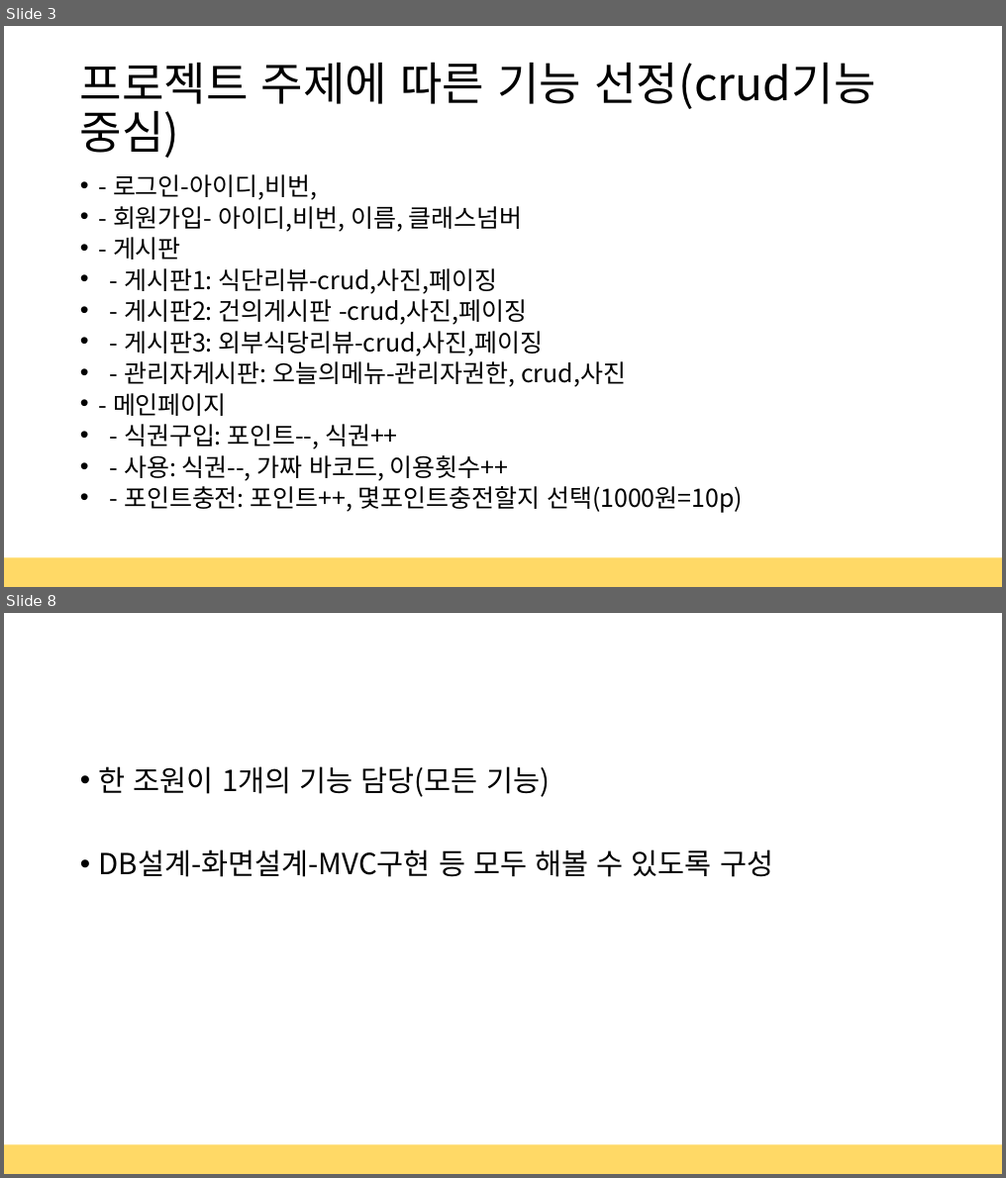
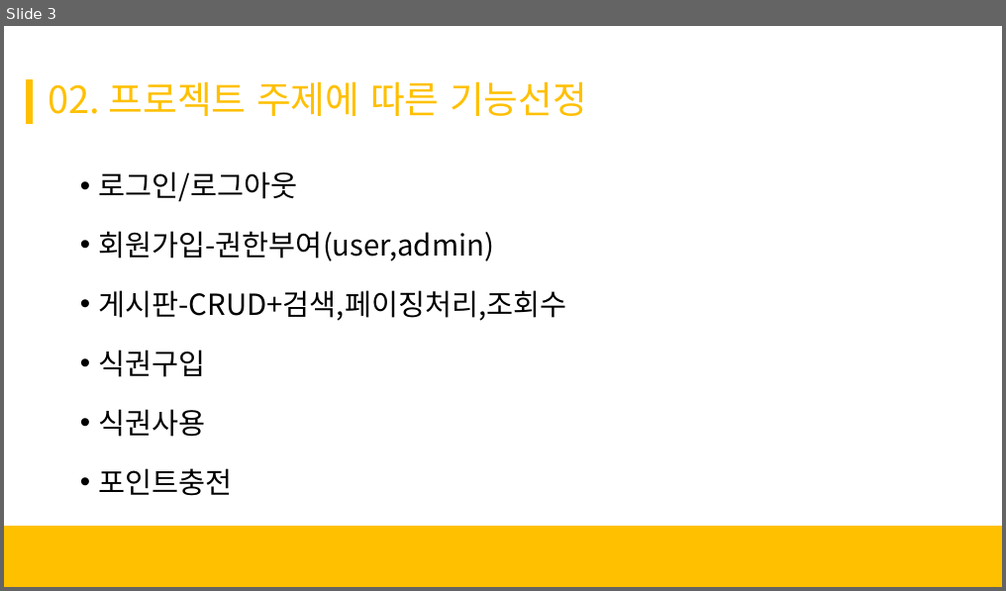
Before and after one commit to Mishuni/Multi_Food, a slide deck: 세미 프로젝트 결과발표.pptx. Shown one above the other, each under a label of ours: slides 3 and 8 before the commit, slide 3 after it; the slides between them are not shown. The pictures are 1006x1178 and 1006x591 pixels, drawn with LibreOffice and Linux fonts; fonts in the diff are those of the drawing; background and template pictures are left out. Boxes give left, top, right and bottom in pixels: in the first picture for what was removed or moved away, otherwise in the second. Text is boxed around its words. In the diff, an @@ line names an element or a change of style, - is before the commit and + after.

```diff
--- a/세미 프로젝트 결과발표.pptx
+++ b/세미 프로젝트 결과발표.pptx
@@ slide 8 removed at (4, 613, 1002, 1174), background #FFFFFF @@
@@ text removed at (99, 766, 773, 877) @@
-• 한 조원이 1개의 기능 담당(모든 기능)
-• DB설계-화면설계-MVC구현 등 모두 해볼 수 있도록 구성
@@ rectangle removed at (4, 1146, 1002, 1174) @@
@@ slide 3 changed as well @@
@@ rectangle added at (27, 80, 33, 124), fill #FFC000, outline #FFC000 1 pt @@
@@ title at (49, 81, 587, 116): text changed; size 44 to 36 pt; text colour #000000 to #FFC000 @@
-프로젝트 주제에 따른 기능 선정(crud기능 중심)
+02. 프로젝트 주제에 따른 기능선정
@@ text at (99, 172, 567, 496): text changed; size 23.8 to 28 pt @@
-• - 로그인-아이디,비번,
-• - 회원가입- 아이디,비번, 이름, 클래스넘버
-• - 게시판
-• - 게시판1: 식단리뷰-crud,사진,페이징
-• - 게시판2: 건의게시판 -crud,사진,페이징
-• - 게시판3: 외부식당리뷰-crud,사진,페이징
-• - 관리자게시판: 오늘의메뉴-관리자권한, crud,사진
-• - 메인페이지
-• - 식권구입: 포인트--, 식권++
-• - 사용: 식권--, 가짜 바코드, 이용횟수++
-• - 포인트충전: 포인트++, 몇포인트충전할지 선택(1000원=10p)
+• 로그인/로그아웃
+• 회원가입-권한부여(user,admin)
+• 게시판-CRUD+검색,페이징처리,조회수
+• 식권구입
+• 식권사용
+• 포인트충전
@@ rectangle added at (4, 526, 1002, 587), fill #FFC000, outline #FFC000 1 pt @@
@@ rectangle removed at (4, 559, 1002, 587) @@
```
Also in this commit, not shown: 4 other slides changed, 10 slides added, 2 other slides removed, 25 other files.
